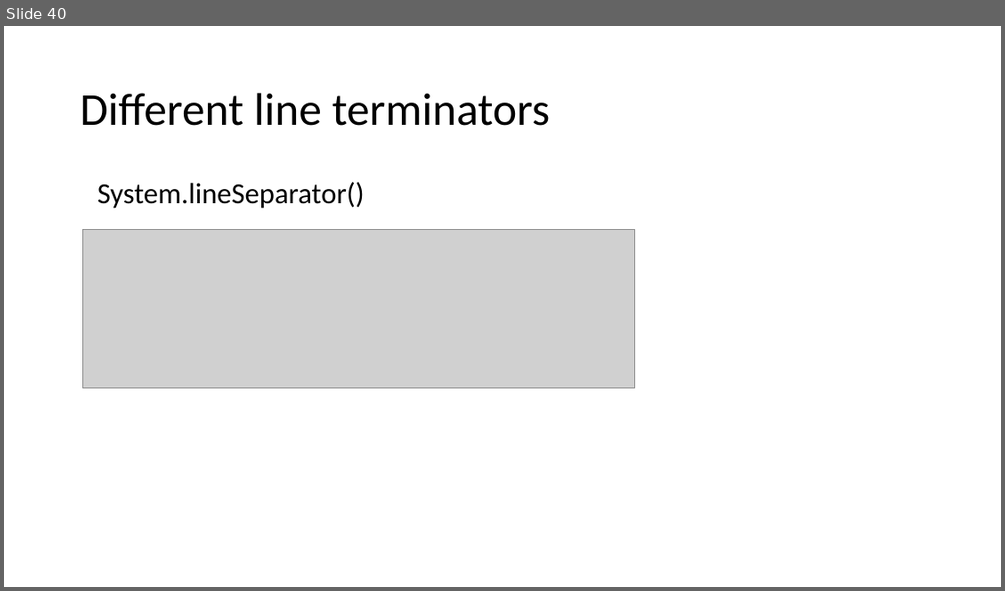
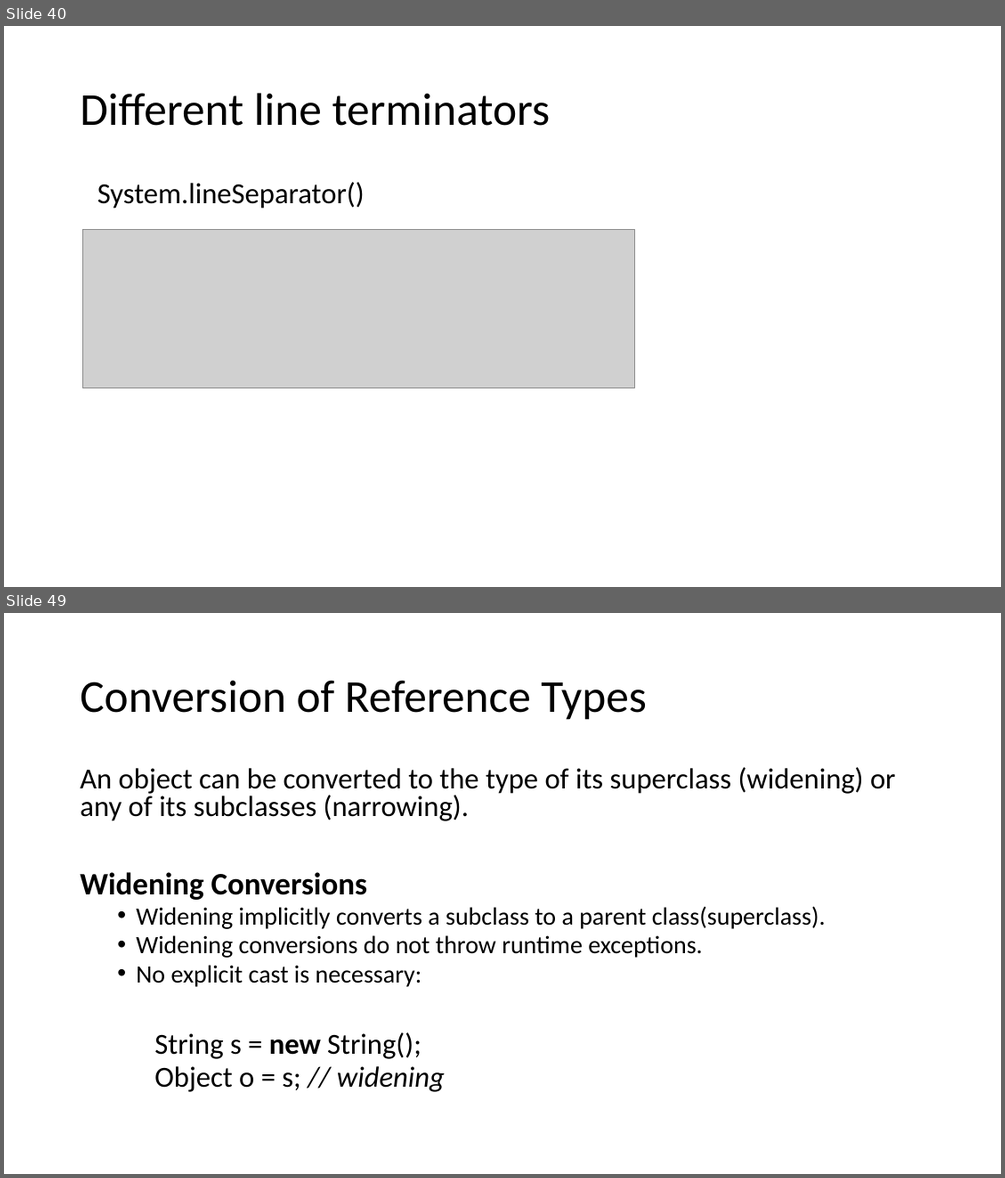
Before and after one commit to VeerababuK/Core-Java, a slide deck: Java Basics.pptx. Shown one above the other, each under a label of ours: slide 40 before the commit, slides 40 and 49 after it; the slides between them are not shown. The pictures are 1005x591 and 1005x1178 pixels, drawn with LibreOffice and Linux fonts; fonts in the diff are those of the drawing; grey boxes stand for pictures. Boxes give left, top, right and bottom in pixels: in the first picture for what was removed or moved away, otherwise in the second. Text is boxed around its words. In the diff, an @@ line names an element or a change of style, - is before the commit and + after.

```diff
--- a/Java Basics.pptx
+++ b/Java Basics.pptx
@@ slide 49 added at box(4, 613, 1001, 1174), background #FFFFFF @@
@@ title added at box(80, 680, 646, 720), 44 pt, text #000000 @@
+Conversion of Reference Types
@@ text added at box(80, 767, 896, 1092), 24 pt, text #000000 @@
+An object can be converted to the type of its superclass (widening) or any of its subclasses (narrowing).
+Widening Conversions
+  • Widening implicitly converts a subclass to a parent class(superclass).
+  • Widening conversions do not throw runtime exceptions.
+  • No explicit cast is necessary:
+    String s = new String();
+    Object o = s; // widening
```
Also in this commit, not shown: 32 other slides added.
